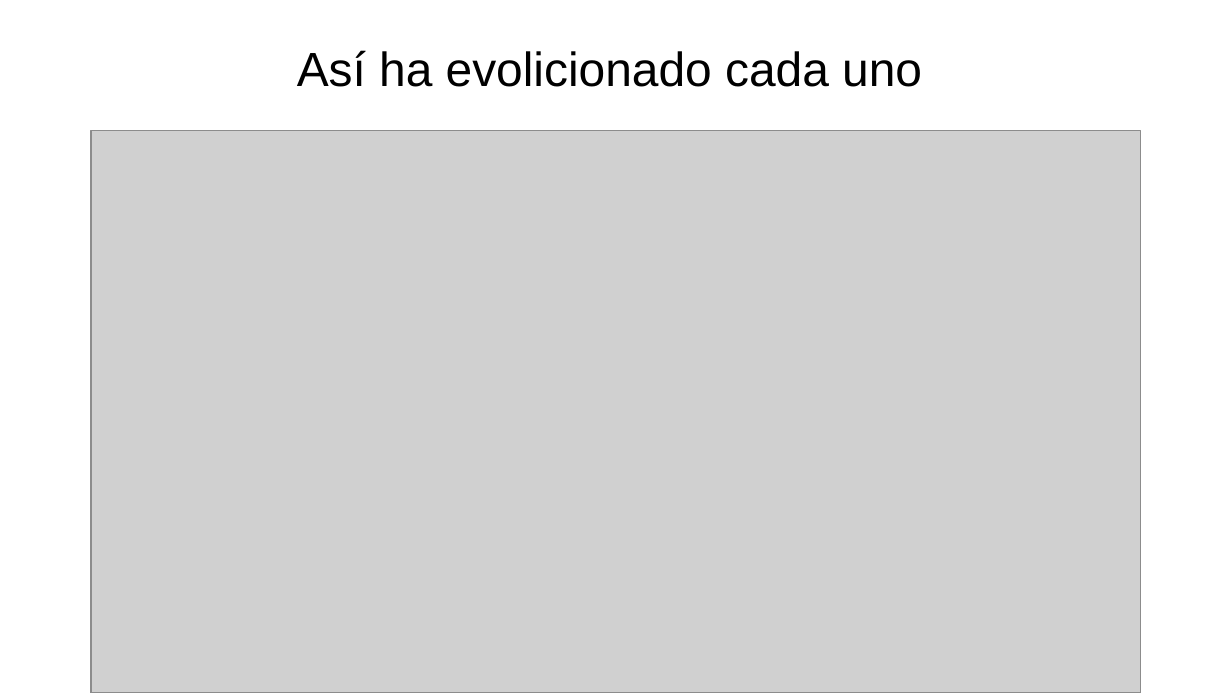
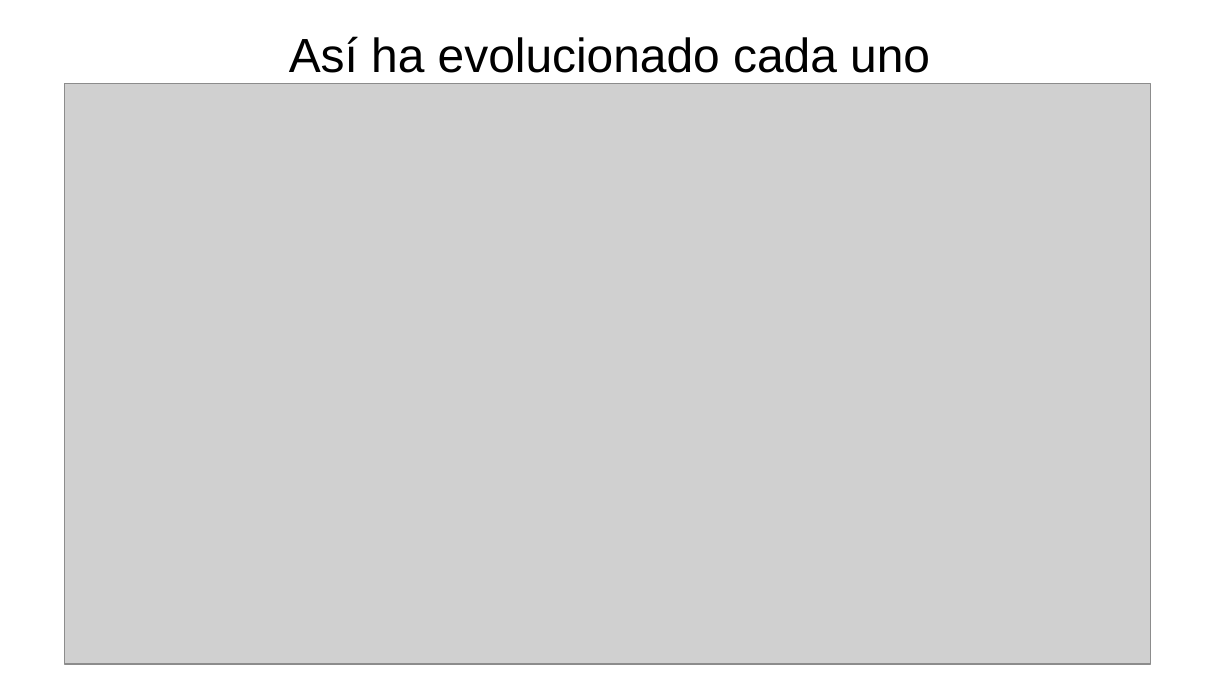
Before and after one commit to marosor/ONLINE_DS_THEBRIDGE_marosor, a slide deck: slide 17 of EDA/SRC/Presentacion.pptx. Drawn at 1232x693 pixels with LibreOffice and Linux fonts; fonts in the diff are those of the drawing; grey boxes stand for pictures. Boxes give left, top, right and bottom in pixels: in the first picture for what was removed or moved away, otherwise in the second. Text is boxed around its words. In the diff, an @@ line names an element or a change of style, - is before the commit and + after.

```diff
--- a/EDA/SRC/Presentacion.pptx
+++ b/EDA/SRC/Presentacion.pptx
@@ title at [289,36,930,73]: text changed @@
-Así ha evolicionado cada uno
+Así ha evolucionado cada uno
@@ picture: place and size @@
-picture at [91,131,1141,693]
+picture at [64,84,1151,664]
```
Also in this commit, not shown: 1 other file.
